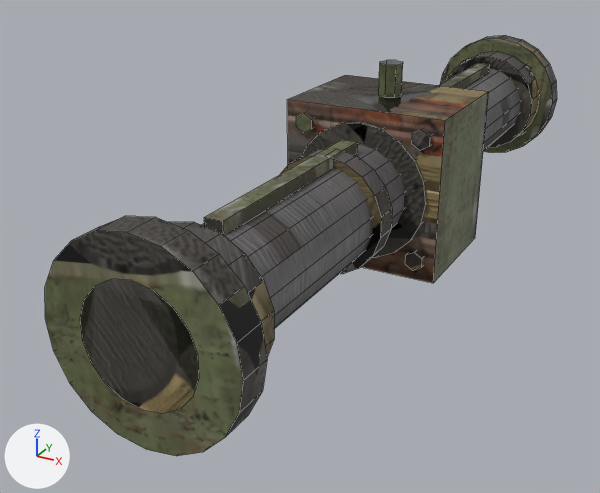
One commit to the FBX model Art/feShaft/hd/feShaft_HD.fbx: the scene before it, then after it.
Rendered twice from a camera (50 mm lens) standing at (0.393, -0.944, 0.842) and looking at (-0.076, -0.093, 0.416). Lighting does not change. The marker at lower left points along +X, +Y and +Z. The first picture is the older version. Mesh edges are drawn as thin lines. Where no turn or scale is listed for an object, it has been applied to the vertices.

The older version as bpy lines, for what is in view:
```python
me_feshaft_bearing = bpy.data.meshes.new('feShaft_Bearing')
me_feshaft_bearing.from_pydata(...)  # a box spanning x -0.1..0.1, y -0.08..0.08, z 0.4..0.6; a 20-sided cylinder along y spanning x -0.085..0.085, y -0.085..0.085, z 0.415..0.585; a 6-sided cylinder along y spanning x -0.085..-0.065, y -0.085..0.085, z 0.413..0.437; a 6-sided cylinder along y spanning x -0.085..-0.065, y -0.085..0.085, z 0.563..0.587; a 6-sided cylinder along y spanning x 0.065..0.085, y -0.085..0.085, z 0.413..0.437; a 6-sided cylinder along y spanning x 0.065..0.085, y -0.085..0.085, z 0.563..0.587; an 8-sided cylinder along z spanning x -0.015..0.015, y -0.015..0.015, z 0.6..0.64
me_feshaft_bearing.materials.append(mat_feshaft_hd)
me_fespin_shaft = bpy.data.meshes.new('FeSpin_Shaft')
me_fespin_shaft.from_pydata(...)  # 408 vertices, 240 faces; spans x -0.1..0.1, y -0.5..0.5, z -0.1..0.1
me_fespin_shaft.materials.append(mat_feshaft_hd)
ob_feshaft_bearing = bpy.data.objects.new('feShaft_Bearing', me_feshaft_bearing)
ob_feshaft_bearing.location = (0.0, 0.0, 0.0)
ob_fespin_shaft = bpy.data.objects.new('FeSpin_Shaft', me_fespin_shaft)
ob_fespin_shaft.location = (0.0, 0.0, 0.5)
```
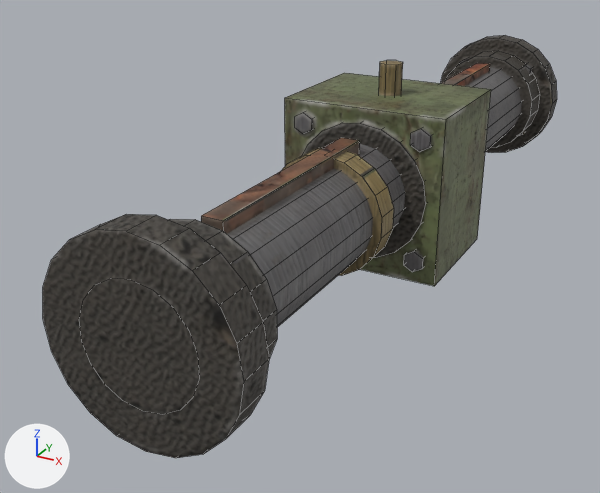
What differs and where, as boxes (x1, y1, x2, y2) in the pictures (600 x 493 px; the box of a moved part takes in the faces that stretch with it):
'FeSpin_Shaft', reshaped, surface changed: before (45, 35, 557, 456); after (43, 35, 557, 458)
'feShaft_Bearing', reshaped, surface changed: before (287, 60, 489, 283); after (285, 60, 491, 286)
part 1 of me_fespin_shaft, moved or reshaped: before (204, 140, 358, 235); after (201, 138, 360, 234)
part 2 of me_fespin_shaft, moved or reshaped: before (169, 222, 274, 357); after (169, 219, 277, 359)
part 3 of me_fespin_shaft, surface changed: (45, 36, 556, 456) in both
part 4 of me_feshaft_bearing, moved or reshaped: before (287, 75, 489, 283); after (285, 73, 491, 286)
part 5 of me_feshaft_bearing, surface changed: (287, 60, 489, 283) in both

Edits to the bpy script that builds the scene:
```text
Change me_fespin_shaft:
    used by ob_fespin_shaft; location = (0.0, 0.0, 0.5)
    remove me_fespin_shaft.from_pydata(...)  # 408 vertices, 240 faces; spans x -0.1..0.1, y -0.5..0.5, z -0.1..0.1
    add me_fespin_shaft.from_pydata(...)  # 408 vertices, 240 faces; spans x -0.101..0.101, y -0.501..0.502, z -0.101..0.101
    me_fespin_shaft part 1: the loose piece of 8 vertices spanning x -0.01..0.01, y -0.387..-0.112, z 0.057..0.071 is scaled about its middle by (1.17, 1.01, 1.25)
    me_fespin_shaft part 2: the loose piece of 36 vertices spanning x -0.077..0.077, y -0.465..-0.415, z -0.078..0.078 is scaled about its middle by (1.02, 1.07, 1.02)
    me_fespin_shaft part 3: texture (UV) coordinates of 240 of 240 faces, centred in x -0.098..0.098, y -0.5..0.5, z -0.098..0.098, changed; they spanned u 0.0..1.0, v 0.0..0.99 and now span u 0.0..1.0, v 0.0..0.99
    other edits to the shape of me_fespin_shaft do not show in these pictures
Change me_feshaft_bearing:
    used by ob_feshaft_bearing; location = (0.0, 0.0, 0.0)
    remove me_feshaft_bearing.from_pydata(...)  # 112 vertices, 70 faces; spans x -0.1..0.1, y -0.085..0.085, z 0.4..0.64
    add me_feshaft_bearing.from_pydata(...)  # 112 vertices, 70 faces; spans x -0.102..0.102, y -0.086..0.087, z 0.398..0.64
    me_feshaft_bearing part 4: the loose piece of 8 vertices spanning x -0.1..0.1, y -0.08..0.08, z 0.4..0.6 is scaled about its middle by (1.02, 1.03, 1.02)
    me_feshaft_bearing part 5: texture (UV) coordinates of 70 of 70 faces, centred in x -0.1..0.1, y -0.085..0.085, z 0.4..0.64, changed; they spanned u 0.0..0.84, v 0.0..0.86 and now span u 0.0..0.92, v 0.0..0.92
    other edits to the shape of me_feshaft_bearing do not show in these pictures
```
